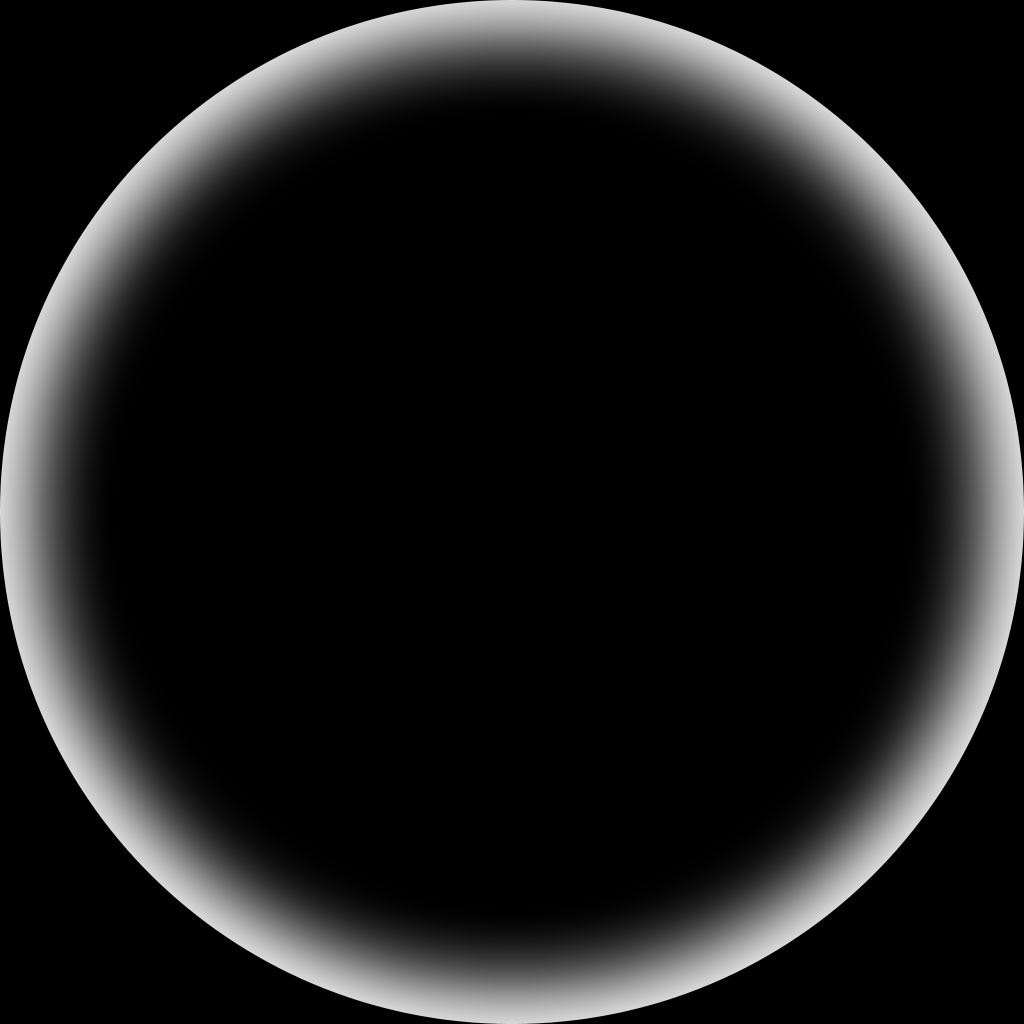
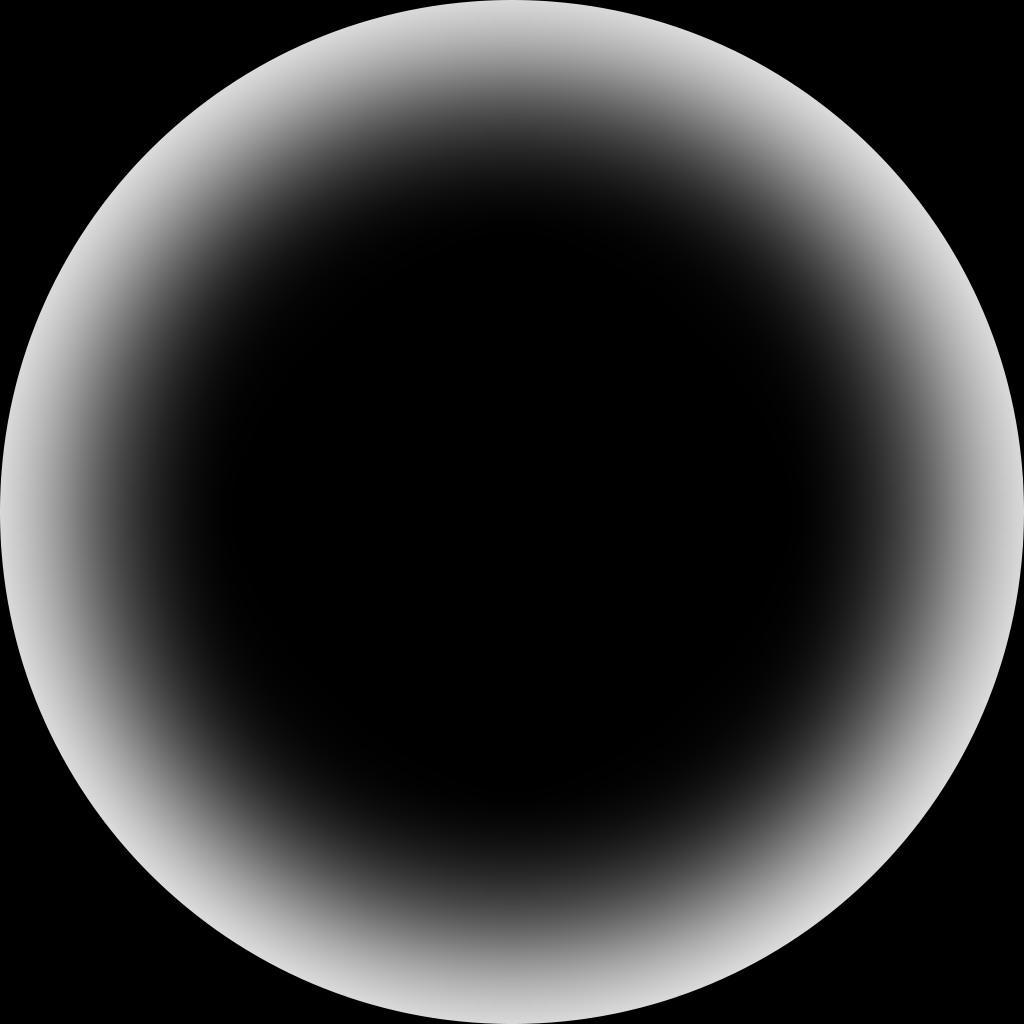
Two versions of the same layered image (1024 x 1024). Layer-by-layer changes:
pixels changed over [left=0, top=0, right=1024, bottom=1024] (layer not identified)
